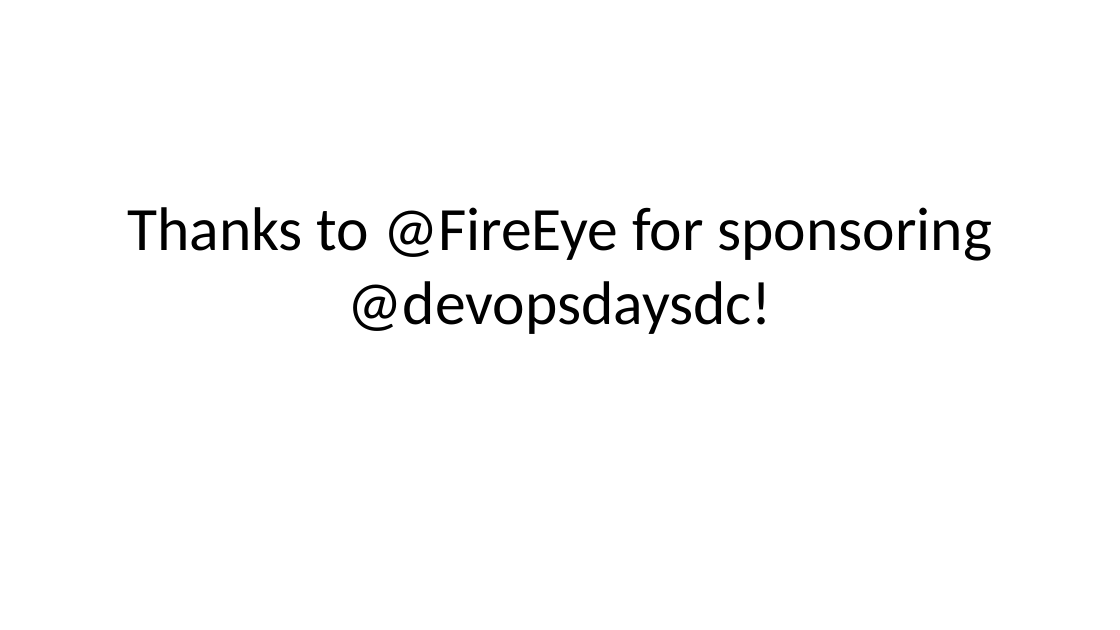
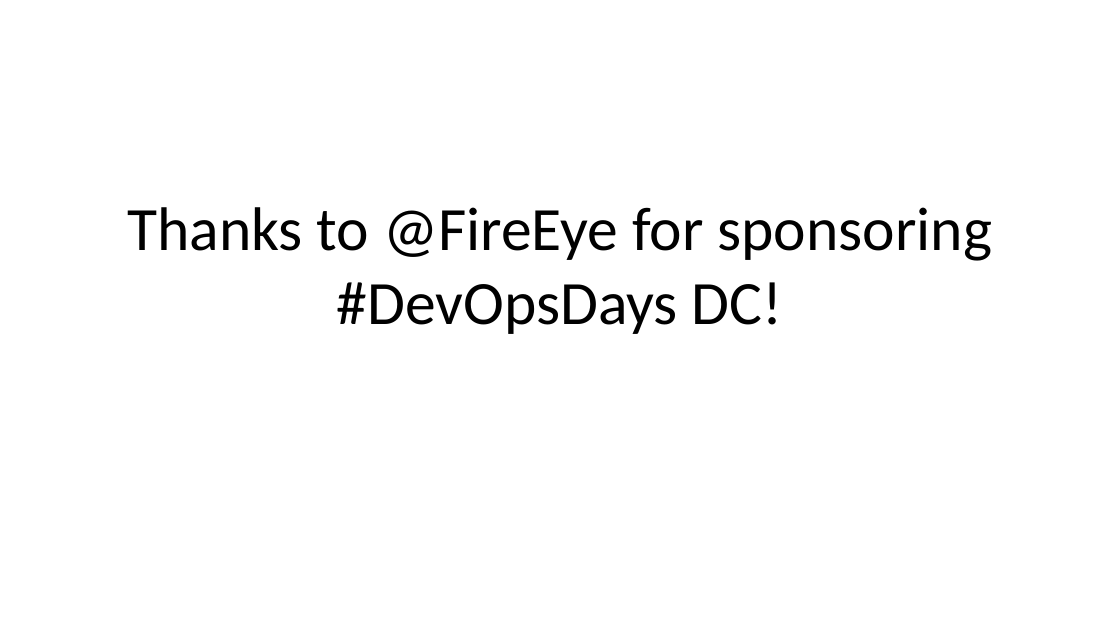
Before and after one commit to DevOpsDaysDC/planning, a slide deck: slide 9 of sponsor_pitches.pptx (slide 8 before the commit). Drawn at 1120x630 pixels with LibreOffice and Linux fonts; fonts in the diff are those of the drawing; background and template pictures are left out. Boxes give left, top, right and bottom in pixels: in the first picture for what was removed or moved away, otherwise in the second. Text is boxed around its words. In the diff, an @@ line names an element or a change of style, - is before the commit and + after.

```diff
--- a/sponsor_pitches.pptx
+++ b/sponsor_pitches.pptx
@@ title at [127, 207, 993, 334]: text changed @@
-Thanks to @FireEye for sponsoring @devopsdaysdc!
+Thanks to @FireEye for sponsoring #DevOpsDays DC!
```
Also in this commit, not shown: 14 other slides changed, 5 slides added, 3 other files.
